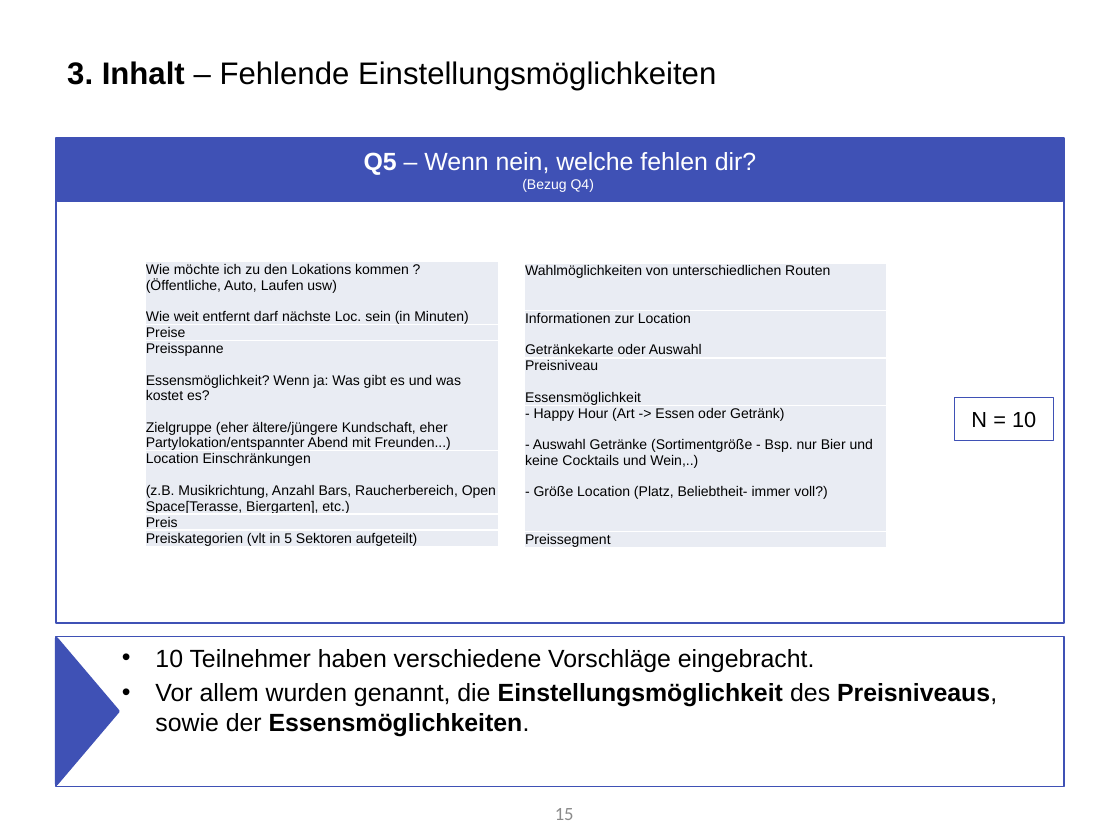
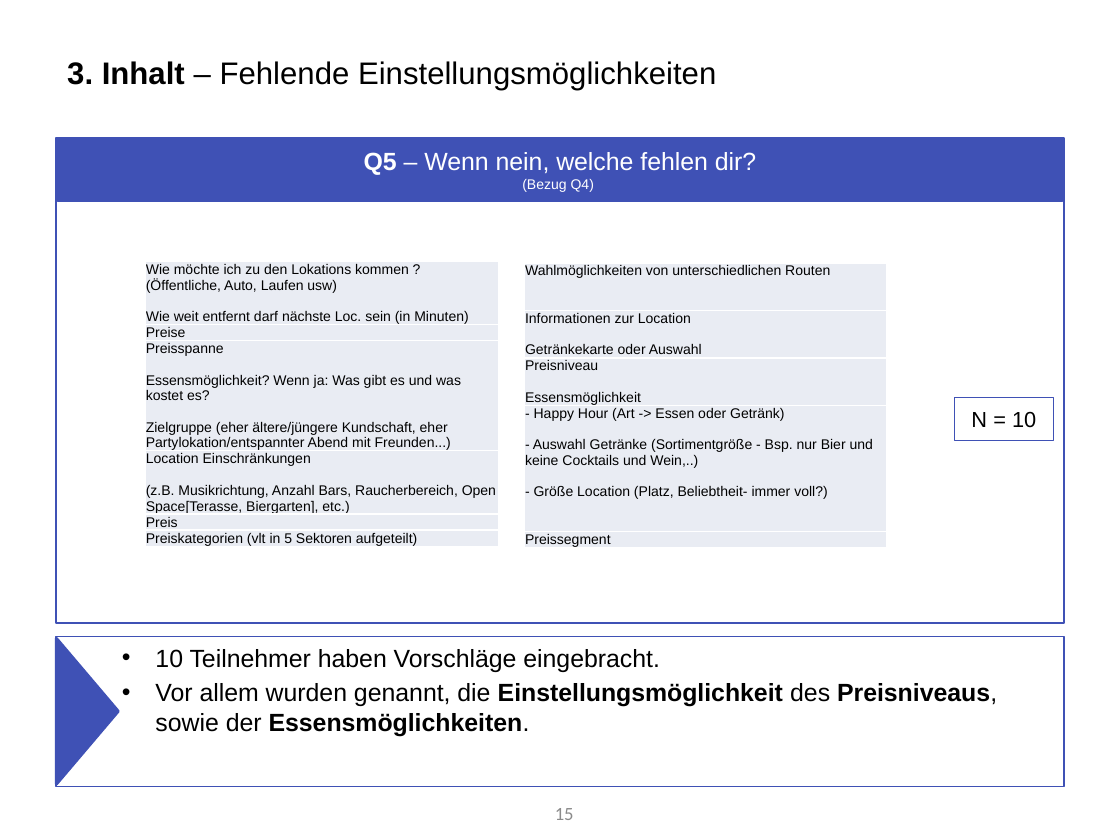
Before and after one commit to Roba1993/Happy-Hour, a slide deck: slide 15 of documents/marketing/Marketing Analyse von Umfrage 2 (5.6).pptx. Drawn at 1120x840 pixels with LibreOffice and Linux fonts; fonts in the diff are those of the drawing. Boxes give left, top, right and bottom in pixels: in the first picture for what was removed or moved away, otherwise in the second. Text is boxed around its words. In the diff, an @@ line names an element or a change of style, - is before the commit and + after.

```diff
--- a/documents/marketing/Marketing Analyse von Umfrage 2 (5.6).pptx
+++ b/documents/marketing/Marketing Analyse von Umfrage 2 (5.6).pptx
@@ text at [155,649,660,672]: text changed @@
-• 10 Teilnehmer haben verschiedene Vorschläge eingebracht.
+• 10 Teilnehmer haben Vorschläge eingebracht.
```
Also in this commit, not shown: 8 other slides changed, 1 slide added, 1 slide removed.
